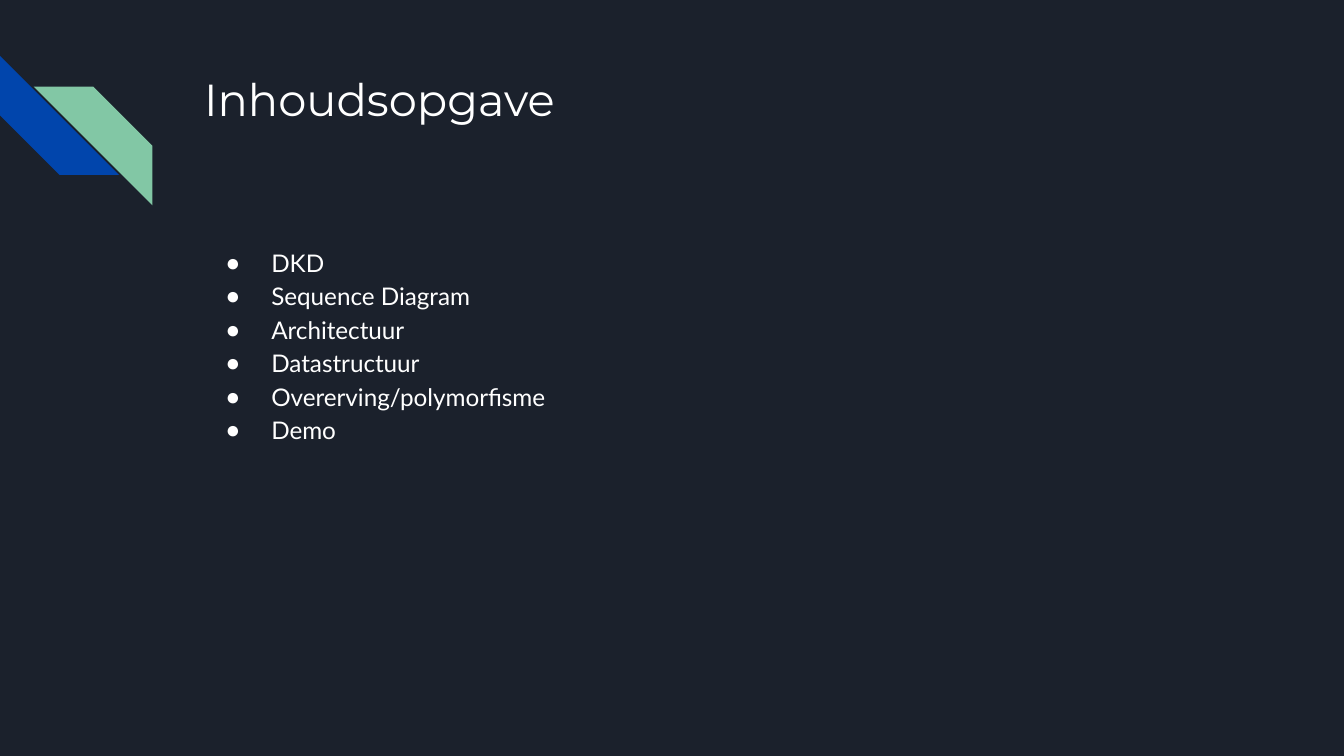
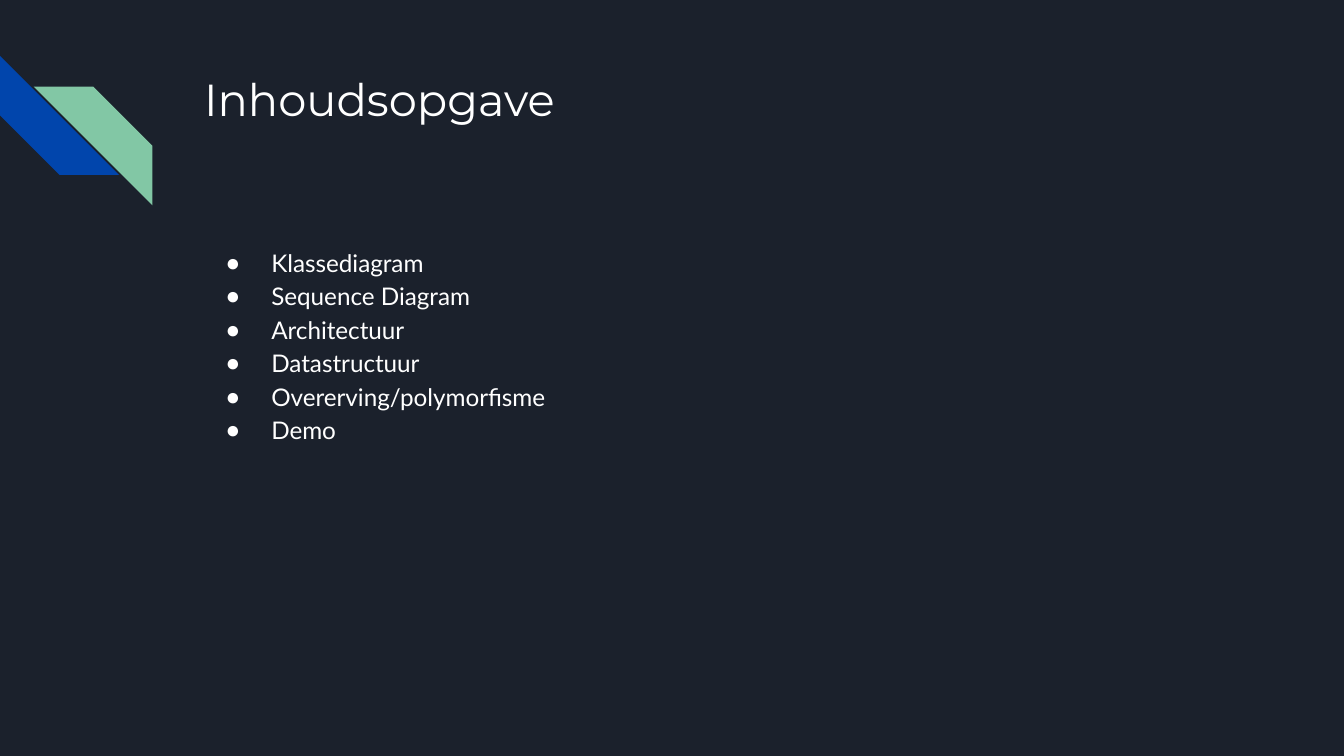
Before and after one commit to dirkvanherpen/BoulderDash2019, a slide deck: slide 2 of Boulder Dash.pptx. Drawn at 1344x756 pixels with LibreOffice and Linux fonts; fonts in the diff are those of the drawing. Boxes give left, top, right and bottom in pixels: in the first picture for what was removed or moved away, otherwise in the second. Text is boxed around its words. In the diff, an @@ line names an element or a change of style, - is before the commit and + after.

```diff
--- a/Boulder Dash.pptx
+++ b/Boulder Dash.pptx
@@ text at [271,254,423,277]: text changed @@
-● DKD
+● Klassediagram
```
Also in this commit, not shown: 1 slide added, 1 slide removed.
